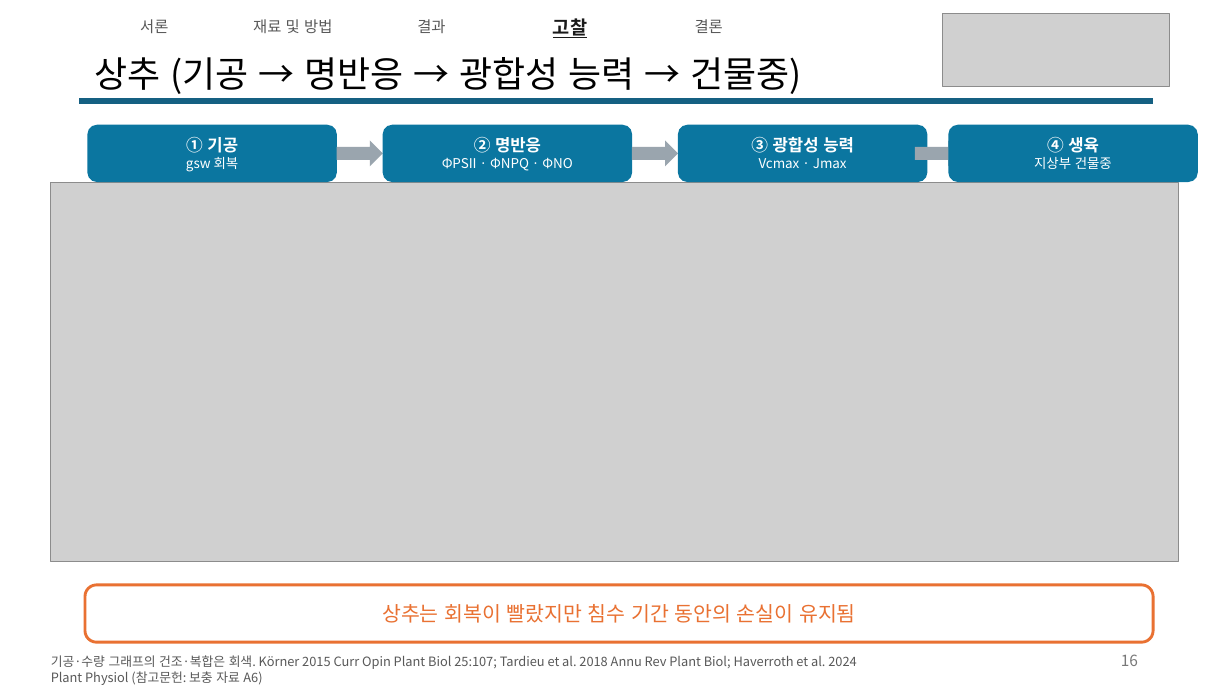
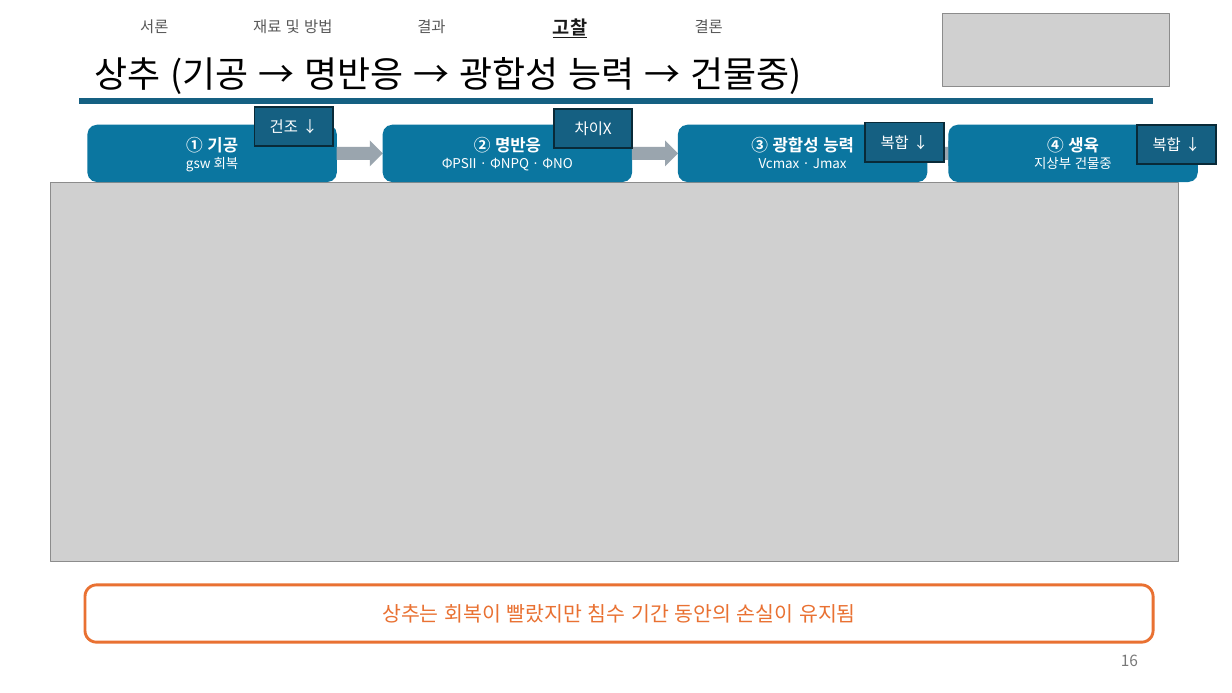
Before and after one commit to YunJM20/-, a slide deck: slide 16 of 구두발표_콩vs로메인상추_v8.pptx. Drawn at 1232x693 pixels with LibreOffice and Linux fonts; fonts in the diff are those of the drawing; grey boxes stand for pictures. Boxes give left, top, right and bottom in pixels: in the first picture for what was removed or moved away, otherwise in the second. Text is boxed around its words. In the diff, an @@ line names an element or a change of style, - is before the commit and + after.

```diff
--- a/구두발표_콩vs로메인상추_v8.pptx
+++ b/구두발표_콩vs로메인상추_v8.pptx
@@ rectangle added at bbox=[254, 107, 333, 146], fill #156082, outline #092A39 1.5 pt, 12 pt, text #FFFFFF @@
+건조 ↓
@@ rectangle added at bbox=[555, 109, 633, 148], fill #156082, outline #092A39 1.5 pt, 12 pt, text #FFFFFF @@
+차이X
@@ rectangle added at bbox=[866, 123, 945, 162], fill #156082, outline #092A39 1.5 pt, 12 pt, text #FFFFFF @@
+복합 ↓
@@ rectangle added at bbox=[1138, 125, 1216, 164], fill #156082, outline #092A39 1.5 pt, 12 pt, text #FFFFFF @@
+복합 ↓
@@ text removed at bbox=[51, 655, 856, 685] @@
-기공·수량 그래프의 건조·복합은 회색. Körner 2015 Curr Opin Plant Biol 25:107; Tardieu et al. 2018 Annu Rev Plant Biol; Haverroth et al. 2024 Plant Physiol (참고문헌: 보충 자료 A6)
```
Also in this commit, not shown: 14 other slides changed.
